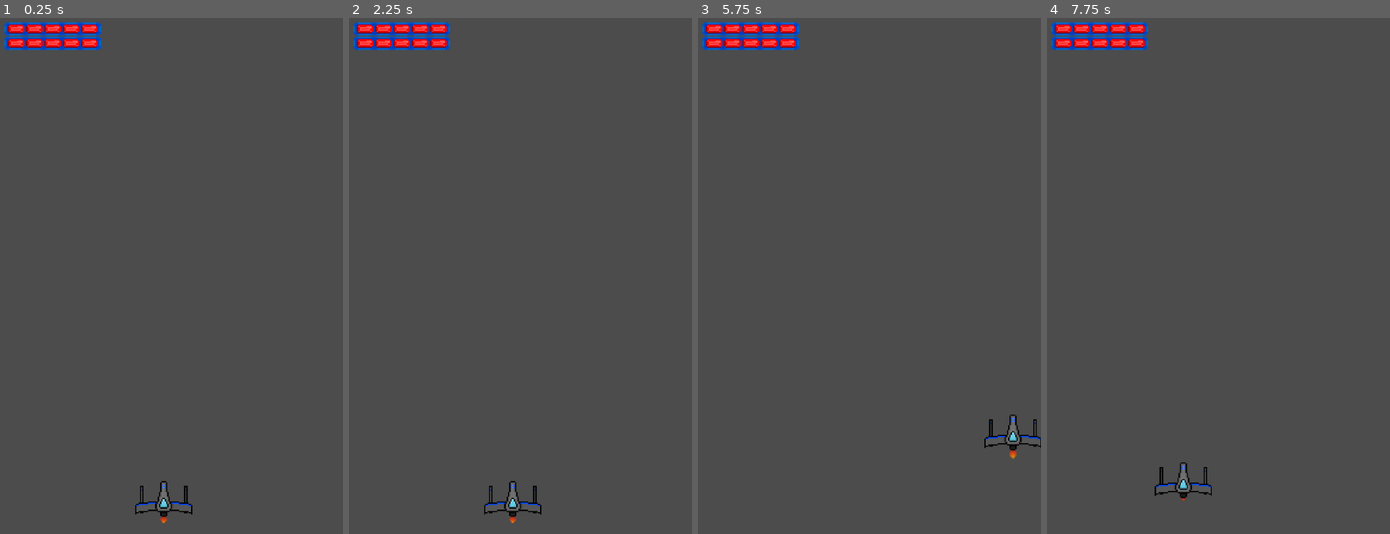
Above: before the commit, frames 1-4 (left to right).
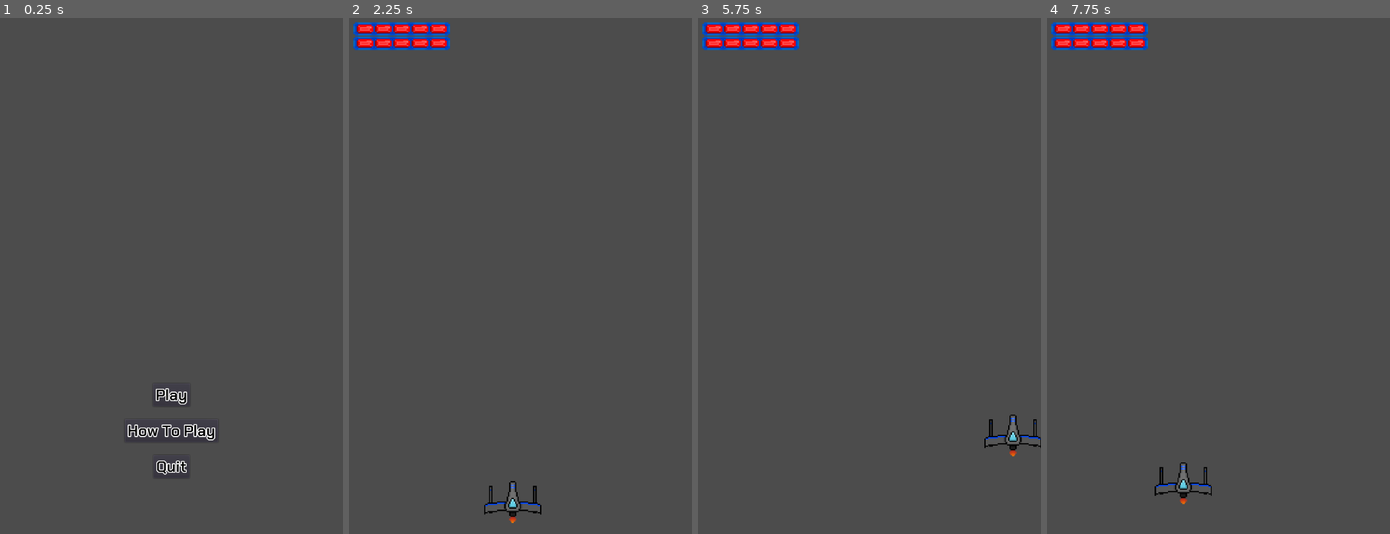
Above: after the commit, the same moments.

Repository: Cecilist/Final-BossFightBulletShooter
Game: Godot game, scene res://src/MainMenu.tscn
The game is run twice, just before and just after one commit, with the same random seed, the same clock (stepped at 60 frames per second) and the same inputs. Before the commit the project starts from res://src/Level.tscn.
Inputs (mouse positions are in pixels of both pictures, inside the frame that each line leads up to):
- Up to frame 1 (0.25 s): no input
- Up to frame 2 (2.25 s): click (520, 430) at 0.5 s, where only the run after the commit has a clickable "How To Play"; click (376, 38) at 1.25 s, where only the run after the commit has a clickable "Back"; click (520, 394) at 2 s, where only the run after the commit has a clickable "Play"
- Up to frame 3 (5.75 s): tap Enter (play_game, bound only after the commit) at 2.75, 3.05, 3.6, 4.55, 5.1 s; hold D (move_right) 2.78-3.53 s; tap Tab (instructions, bound only after the commit) at 2.85, 3.8, 4.35, 5.3 s; hold S (move_down) 3.53-4.28 s; tap Space at 4.25 s; hold D (move_right) 4.28-5.03 s; hold W (move_up) from 5.03 s (still down)
- Up to frame 4 (7.75 s): release W (move_up) at 5.78 s; hold A (move_left) 5.78-7.28 s; tap Tab (instructions, bound only after the commit) at 5.85, 6.8, 7.35 s; tap Enter (play_game, bound only after the commit) at 6.05, 6.6, 7.55 s; tap Backspace (previous_menu, bound only after the commit) at 6.4 s; hold S (move_down) from 7.28 s (still down)

The runs differ from the first frame. In frame 1, 2.6% of the frame differs, in the area x 1-63%, y 0-98%; in frame 2, nothing differs; in frame 3, less than 0.1%; in frame 4, less than 0.1%.

Commit message:
Add main menu and instructions scenes

Diff:
--- a/project/project.godot
+++ b/project/project.godot
@@ -10,9 +10,19 @@
 
 _global_script_classes=[ {
 "base": "Node2D",
+"class": "Instructions",
+"language": "GDScript",
+"path": "res://src/Instructions.gd"
+}, {
+"base": "Node2D",
 "class": "Level",
 "language": "GDScript",
 "path": "res://src/Level.gd"
+}, {
+"base": "Node2D",
+"class": "MainMenu",
+"language": "GDScript",
+"path": "res://src/MainMenu.gd"
 }, {
 "base": "KinematicBody2D",
 "class": "Player",
@@ -20,14 +30,16 @@
 "path": "res://src/Player.gd"
 } ]
 _global_script_class_icons={
+"Instructions": "",
 "Level": "",
+"MainMenu": "",
 "Player": ""
 }
 
 [application]
 
 config/name="FinalProject"
-run/main_scene="res://src/Level.tscn"
+run/main_scene="res://src/MainMenu.tscn"
 config/icon="res://icon.png"
 
 [display]
@@ -61,6 +73,26 @@
 , Object(InputEventKey,"resource_local_to_scene":false,"resource_name":"","device":0,"alt":false,"shift":false,"control":false,"meta":false,"command":false,"pressed":false,"scancode":16777234,"unicode":0,"echo":false,"script":null)
  ]
 }
+play_game={
+"deadzone": 0.5,
+"events": [ Object(InputEventKey,"resource_local_to_scene":false,"resource_name":"","device":0,"alt":false,"shift":false,"control":false,"meta":false,"command":false,"pressed":false,"scancode":16777221,"unicode":0,"echo":false,"script":null)
+ ]
+}
+instructions={
+"deadzone": 0.5,
+"events": [ Object(InputEventKey,"resource_local_to_scene":false,"resource_name":"","device":0,"alt":false,"shift":false,"control":false,"meta":false,"command":false,"pressed":false,"scancode":16777218,"unicode":0,"echo":false,"script":null)
+ ]
+}
+quit_game={
+"deadzone": 0.5,
+"events": [ Object(InputEventKey,"resource_local_to_scene":false,"resource_name":"","device":0,"alt":false,"shift":false,"control":false,"meta":false,"command":false,"pressed":false,"scancode":81,"unicode":0,"echo":false,"script":null)
+ ]
+}
+previous_menu={
+"deadzone": 0.5,
+"events": [ Object(InputEventKey,"resource_local_to_scene":false,"resource_name":"","device":0,"alt":false,"shift":false,"control":false,"meta":false,"command":false,"pressed":false,"scancode":16777220,"unicode":0,"echo":false,"script":null)
+ ]
+}
 
 [physics]
 
--- /dev/null
+++ b/project/src/Instructions.gd
@@ -0,0 +1,11 @@
+class_name Instructions
+extends Node2D
+
+
+func _input(_event) -> void:
+	if Input.is_action_just_pressed("previous_menu"):
+		_on_BackButton_pressed()
+
+
+func _on_BackButton_pressed() -> void:
+	get_tree().change_scene("res://src/MainMenu.tscn")
--- /dev/null
+++ b/project/src/Instructions.tscn
@@ -0,0 +1,31 @@
+[gd_scene load_steps=4 format=2]
+
+[ext_resource path="res://src/Instructions.gd" type="Script" id=1]
+[ext_resource path="res://assets/fonts/Chakra_Petch/ChakraPetch-Regular.ttf" type="DynamicFontData" id=2]
+
+[sub_resource type="DynamicFont" id=1]
+size = 32
+outline_size = 2
+font_data = ExtResource( 2 )
+
+[node name="Instructions" type="Node2D"]
+position = Vector2( 360, 540 )
+script = ExtResource( 1 )
+
+[node name="BackButton" type="Button" parent="."]
+anchor_left = 0.5
+anchor_top = 0.5
+anchor_right = 0.5
+anchor_bottom = 0.5
+margin_left = -345.74
+margin_top = -525.845
+margin_right = -261.74
+margin_bottom = -477.845
+custom_fonts/font = SubResource( 1 )
+custom_colors/font_color = Color( 0, 0, 0, 1 )
+text = "Back"
+__meta__ = {
+"_edit_use_anchors_": false
+}
+
+[connection signal="pressed" from="BackButton" to="." method="_on_BackButton_pressed"]
--- /dev/null
+++ b/project/src/MainMenu.gd
@@ -0,0 +1,22 @@
+class_name MainMenu
+extends Node2D
+
+
+func _input(_event) -> void:
+	if Input.is_action_just_pressed("play_game"):
+		_on_PlayButton_pressed()
+	if Input.is_action_just_pressed("instructions"):
+		_on_InstructionsButton_pressed()
+	if Input.is_action_just_pressed("quit_game"):
+		_on_QuitButton_pressed()
+
+func _on_PlayButton_pressed() -> void:
+	get_tree().change_scene("res://src/Level.tscn")
+
+
+func _on_InstructionsButton_pressed() -> void:
+	get_tree().change_scene("res://src/Instructions.tscn")
+
+
+func _on_QuitButton_pressed() -> void:
+	get_tree().quit()
--- /dev/null
+++ b/project/src/MainMenu.tscn
@@ -0,0 +1,75 @@
+[gd_scene load_steps=6 format=2]
+
+[ext_resource path="res://assets/fonts/Chakra_Petch/ChakraPetch-SemiBold.ttf" type="DynamicFontData" id=1]
+[ext_resource path="res://src/MainMenu.gd" type="Script" id=2]
+
+[sub_resource type="DynamicFont" id=1]
+size = 32
+outline_size = 2
+font_data = ExtResource( 1 )
+
+[sub_resource type="DynamicFont" id=2]
+size = 32
+outline_size = 2
+font_data = ExtResource( 1 )
+
+[sub_resource type="DynamicFont" id=3]
+size = 32
+outline_size = 2
+font_data = ExtResource( 1 )
+
+[node name="MainMenu" type="Node2D"]
+position = Vector2( 360, 540 )
+script = ExtResource( 2 )
+
+[node name="PlayButton" type="Button" parent="."]
+anchor_left = 0.5
+anchor_top = 1.0
+anchor_right = 0.5
+anchor_bottom = 1.0
+margin_left = -39.0
+margin_top = 225.0
+margin_right = 39.0
+margin_bottom = 273.0
+custom_fonts/font = SubResource( 1 )
+custom_colors/font_color = Color( 0, 0, 0, 1 )
+text = "Play"
+__meta__ = {
+"_edit_use_anchors_": false
+}
+
+[node name="InstructionsButton" type="Button" parent="."]
+anchor_left = 0.5
+anchor_top = 1.0
+anchor_right = 0.5
+anchor_bottom = 1.0
+margin_left = -98.0
+margin_top = 300.0
+margin_right = 98.0
+margin_bottom = 348.0
+custom_fonts/font = SubResource( 2 )
+custom_colors/font_color = Color( 0, 0, 0, 1 )
+text = "How To Play"
+__meta__ = {
+"_edit_use_anchors_": false
+}
+
+[node name="QuitButton" type="Button" parent="."]
+anchor_left = 0.5
+anchor_top = 0.5
+anchor_right = 0.5
+anchor_bottom = 0.5
+margin_left = -38.0
+margin_top = 375.0
+margin_right = 38.0
+margin_bottom = 423.0
+custom_fonts/font = SubResource( 3 )
+custom_colors/font_color = Color( 0, 0, 0, 1 )
+text = "Quit"
+__meta__ = {
+"_edit_use_anchors_": false
+}
+
+[connection signal="pressed" from="PlayButton" to="." method="_on_PlayButton_pressed"]
+[connection signal="pressed" from="InstructionsButton" to="." method="_on_InstructionsButton_pressed"]
+[connection signal="pressed" from="QuitButton" to="." method="_on_QuitButton_pressed"]
--- a/project/src/Player.tscn
+++ b/project/src/Player.tscn
@@ -26,7 +26,6 @@
 [node name="AnimatedSprite" type="AnimatedSprite" parent="."]
 frames = SubResource( 1 )
 animation = "flying"
-frame = 2
 playing = true
 
 [node name="Hitbox" type="Area2D" parent="."]
